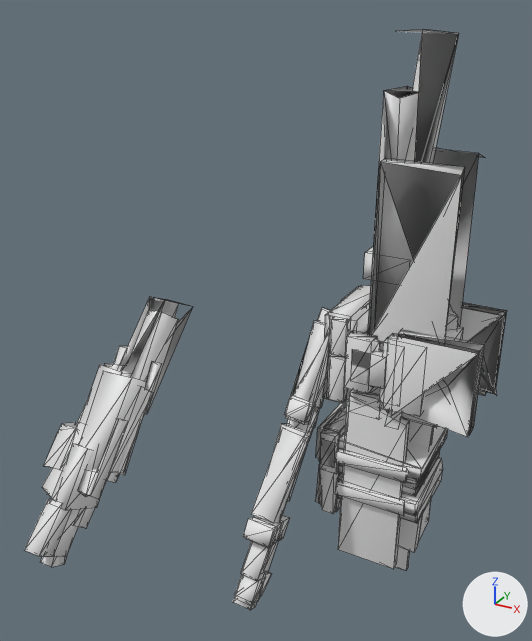
The OBJ model src/main/resources/assets/kn8/meshes/soichiro/leg_left.obj as it was, and as the next commit left it.
The view is the same before and after, from a 50 mm camera at (0.258, -0.83, 1.431) aimed at (-0.177, -0.039, 1.036). Arrows for +X, +Y and +Z are at lower right; the lights stay in place. The first picture is the older version. Mesh edges are drawn as thin lines. Where no turn or scale is listed for an object, it has been applied to the vertices. Vertices at exactly the same position are counted once.

Objects in the first picture: 'leg_left'.
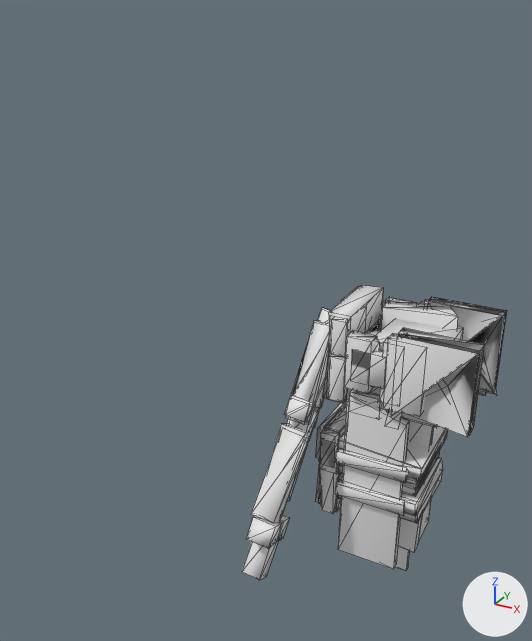
Where the change shows, as pixel boxes [x1, y1, x2, y2] in the pictures (532 x 641 px; the box of a moved part takes in the faces that stretch with it):
'leg_left', reshaped (45% narrower, 49% shorter): before [25, 30, 507, 610]; after [242, 285, 507, 580]
part 1 of me_leg_left, deleted: before [25, 30, 485, 610]
part 2 of me_leg_left, moved or reshaped: [470, 317, 502, 365] in both

What the commit changed:
me_leg_left is used by ob_leg_left; location (0.0, 0.0, 0.0).
me_leg_left had 1092 vertices, 1702 faces and spanned x -0.249..0.076, y -0.448..0.33, z 0.401..1.389.
me_leg_left now has 813 vertices, 1279 faces and spans x -0.249..0.076, y -0.011..0.33, z 0.401..0.973.
me_leg_left part 1: 31 loose pieces with 279 vertices, spanning x -0.249..0.013, y -0.448..0.308, z 0.495..1.389, are deleted.
Part 2, on me_leg_left:
15 faces are deleted.
15 new faces join them.
Other edits to the shape of me_leg_left do not show in these pictures.
